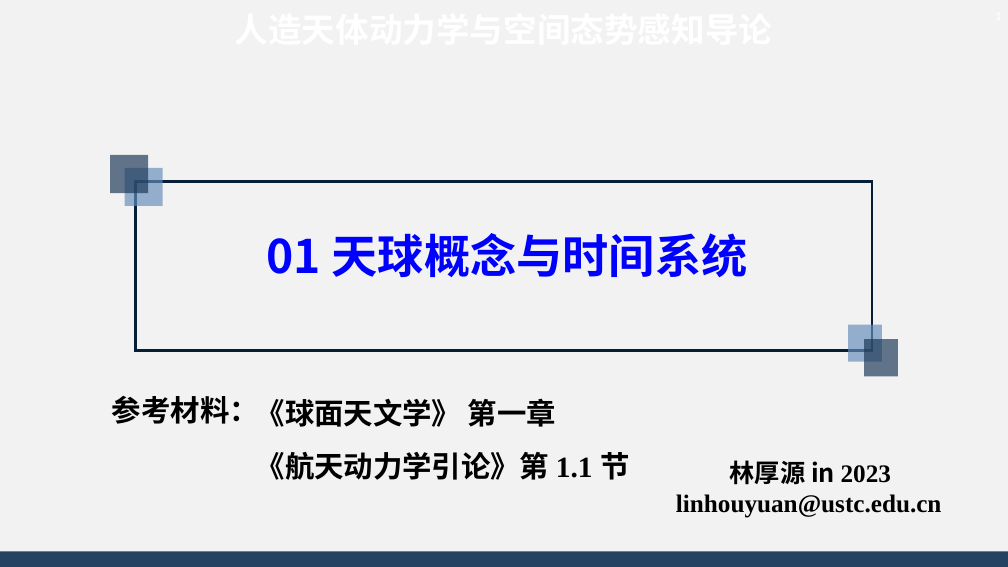
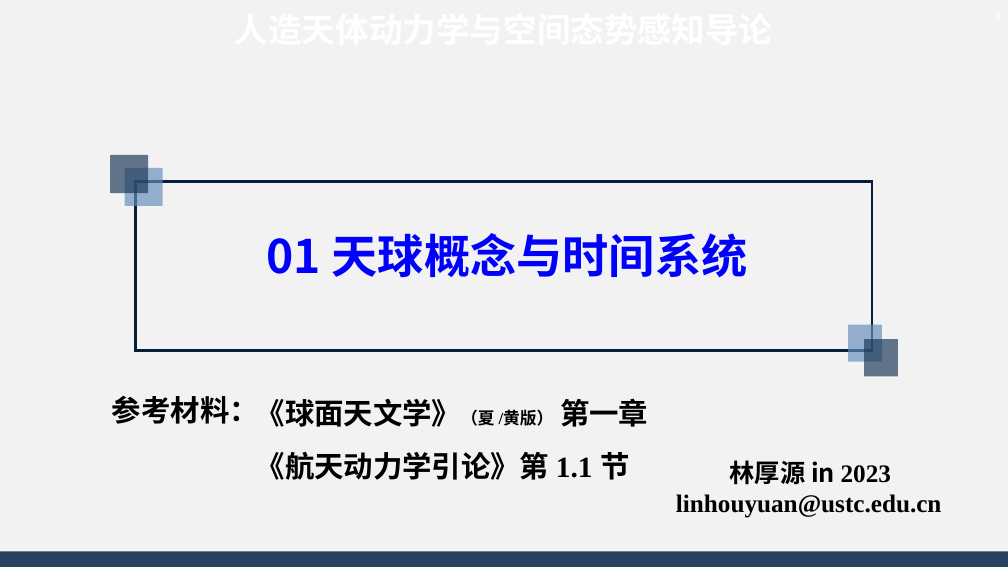
Before and after one commit to AsBackup/DAOSSA, a slide deck: slide 1 of 01 天球概念与时间系统.pptx. Drawn at 1008x567 pixels with LibreOffice and Linux fonts; fonts in the diff are those of the drawing; background and template pictures are left out. Boxes give left, top, right and bottom in pixels: in the first picture for what was removed or moved away, otherwise in the second. Text is boxed around its words. In the diff, an @@ line names an element or a change of style, - is before the commit and + after.

Commit message:
Spherical Astronomy XIA&Huang and Miao

```diff
--- a/01 天球概念与时间系统.pptx
+++ b/01 天球概念与时间系统.pptx
@@ text at (x1=256, y1=398, x2=648, y2=427): text changed @@
-《球面天文学》 第一章
+《球面天文学》（夏 /黄版） 第一章
```
